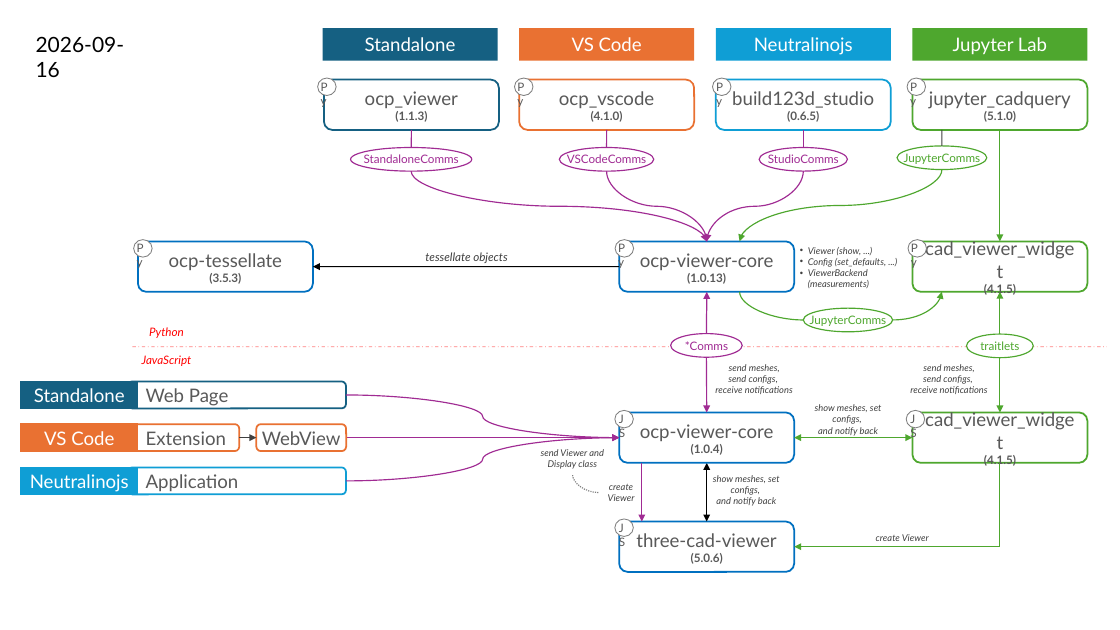
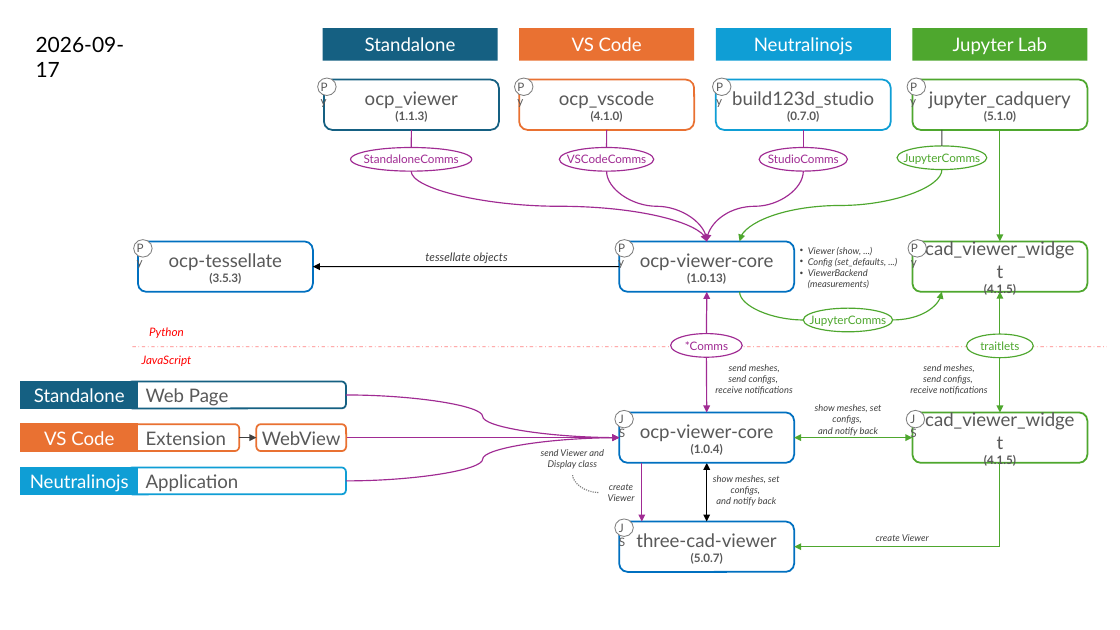
Before and after one commit to bernhard-42/ocp_viewer_docs, a slide deck: slide 1 of architecture/viewer-ecosystem.pptx. Drawn at 1120x630 pixels with LibreOffice and Linux fonts; fonts in the diff are those of the drawing. Boxes give left, top, right and bottom in pixels: in the first picture for what was removed or moved away, otherwise in the second. Text is boxed around its words. In the diff, an @@ line names an element or a change of style, - is before the commit and + after.

Commit message:
bump studio to 0.7.0

```diff
--- a/architecture/viewer-ecosystem.pptx
+++ b/architecture/viewer-ecosystem.pptx
@@ text at (36,36,125,77): text changed @@
-2026-09-16
+2026-09-17
@@ text in rounded rectangle at (732,91,874,122): text changed @@
-build123d_studio
-(0.6.5)
+build123d_studio
+(0.7.0)
@@ text in rounded rectangle at (636,533,776,564): text changed @@
-three-cad-viewer
-(5.0.6)
+three-cad-viewer
+(5.0.7)
```
Also in this commit, not shown: 1 other slide changed, 2 other files.
